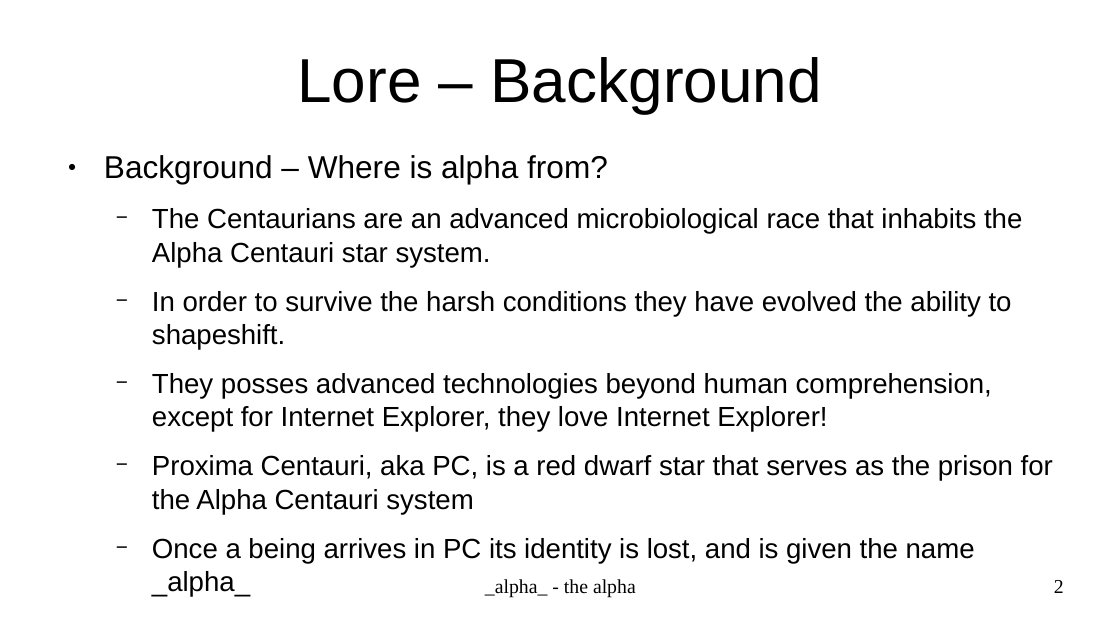
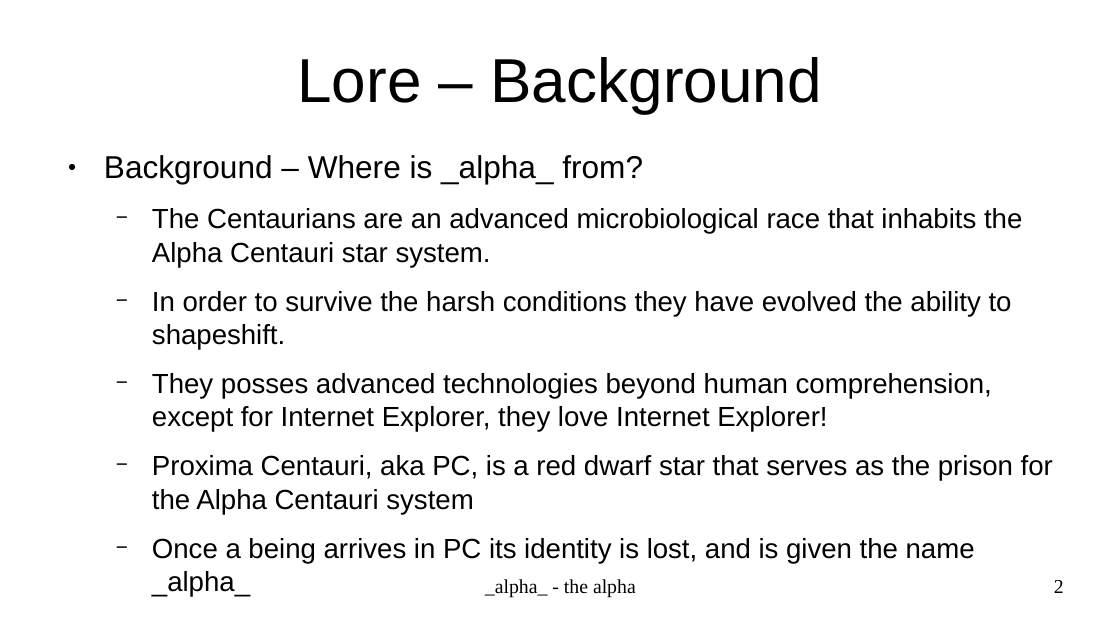
Before and after one commit to ohanoch/cgv_game, a slide deck: slide 2 of the_alpha_presentation.odp. Drawn at 1120x630 pixels with LibreOffice and Linux fonts; fonts in the diff are those of the drawing. Boxes give left, top, right and bottom in pixels: in the first picture for what was removed or moved away, otherwise in the second. Text is boxed around its words. In the diff, an @@ line names an element or a change of style, - is before the commit and + after.

Commit message:
fixed alpha to _alpha_ in lore slide

```diff
--- a/the_alpha_presentation.odp
+++ b/the_alpha_presentation.odp
@@ text at (104, 155, 643, 184): text changed @@
-● Background – Where is alpha from?
+● Background – Where is _alpha_ from?
```
